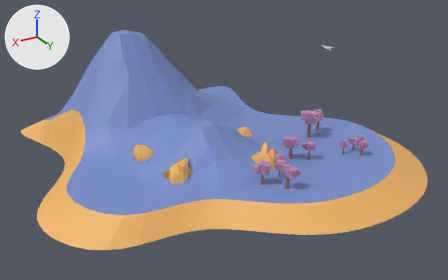
An edit to the glTF model public/assets/gl/paperPlane.glb, drawn before and after from the same camera.
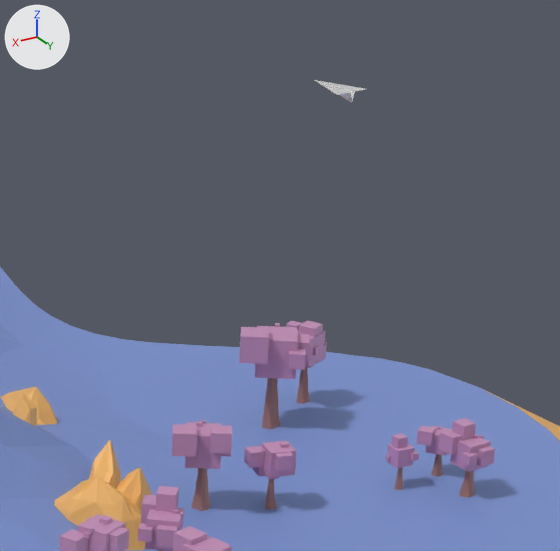
Each version appears first whole from a 50 mm lens placed at (85.1, 156.0, 80.4), pointed at (-2.0, 10.9, 7.9), and next in a close-up on the part from 53% to 86% of the width and 8% to 61% of the height. Lighting does not change. The marker at upper left points along +X, +Y and +Z. Where no turn or scale is listed for an object, it has been applied to the vertices.

Names of what the first close-up shows: 'Grass', 'Leafs', 'Plane', 'Rocks', 'Trunks'.
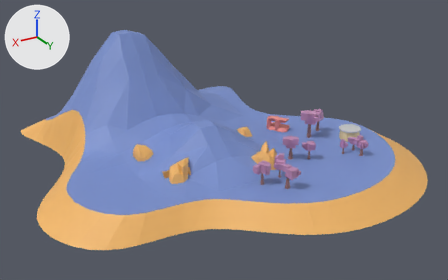
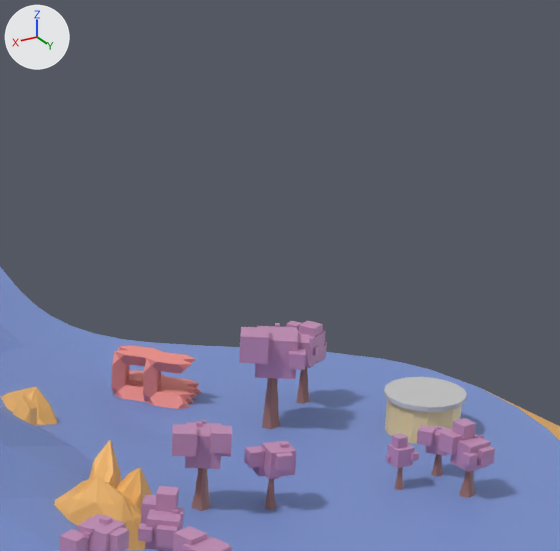
Pixel boxes (x1, y1, x2, y2) of what changed, in the close-ups (560 x 551 px):
'P1_Blocks', added (pink)
    after: (111, 345, 201, 409)
'P0_Roof', added
    after: (384, 377, 467, 412)
'P0_Walls', added (beige)
    after: (385, 400, 462, 444)
'Plane', deleted
    before: (315, 80, 365, 103)

The change in detail:
Material 'P1_Blocks' (mat_p1_blocks) is new.
Its base color is (0.878, 0.278, 0.247) (pink #f19088).
Its roughness is 0.553.
Material 'P0_Roof' (mat_p0_roof) is new.
Its base color is (0.557, 0.557, 0.557) (light grey #c5c5c5).
Its roughness is 0.553.
Material 'P0_Wall' (mat_p0_wall) is new.
Its base color is (0.859, 0.675, 0.341) (beige #eed69e).
Its roughness is 0.553.
Mesh me_object_1_003 is new.
It has 409 vertices, 1031 faces and spans x -28.74..-21.54, y 2.1..10.16, z 5.0..9.0.
It uses material mat_p1_blocks (pink #f19088).
Mesh me_object_2 is new.
It has 57 vertices, 87 faces and spans x -42.78..-36.15, y 20.53..27.13, z 5.0..8.4.
It uses material mat_p0_roof (light grey #c5c5c5).
Mesh me_object_1_002 is new.
It has 89 vertices, 158 faces and spans x -42.45..-36.44, y 20.83..26.83, z 5.0..8.02.
It uses material mat_p0_wall (beige #eed69e).
Object 'Plane' (ob_plane) is deleted.
Object 'P1_Blocks' (ob_p1_blocks) is new; it shows me_object_1_003.
Its location is (0.0, 0.0, 0.0).
Object 'P0_Roof' (ob_p0_roof) is new; it shows me_object_2.
Its location is (0.0, 0.0, 0.0).
Object 'P0_Walls' (ob_p0_walls) is new; it shows me_object_1_002.
Its location is (0.0, 0.0, 0.0).
